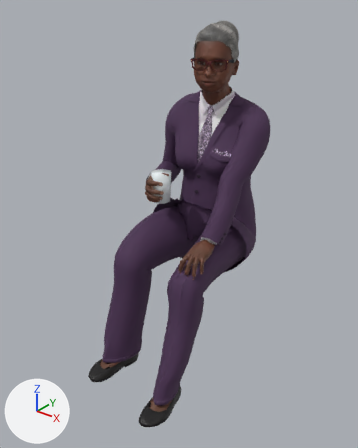
A saved change to the glTF model assets/props/people-ivy-sit-chat.glb.
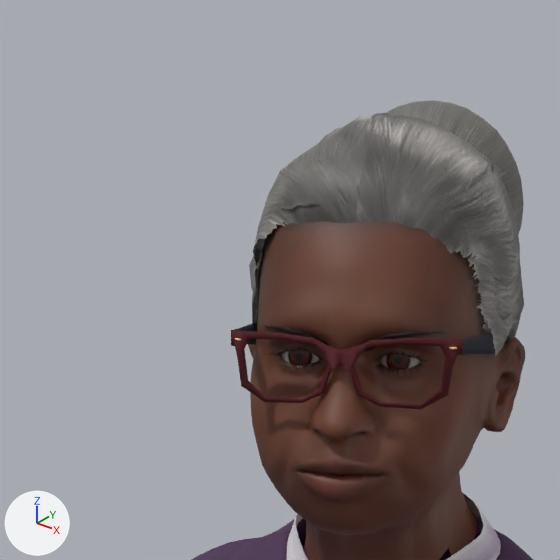
The first picture shows the older version from a 50 mm camera at (1.063, -1.187, 0.438) aimed at (0.018, 0.118, -0.372). The close-ups show the older and then the newer version on the part from 43% to 68% of the width and 1% to 22% of the height of that picture. Only the edits that show in the close-ups are written down. Every picture has the same lights, and +X, +Y and +Z are marked at lower left. Vertices at exactly the same position are counted once.

Objects in the first close-up: 'people-ivy-sit-chat'.
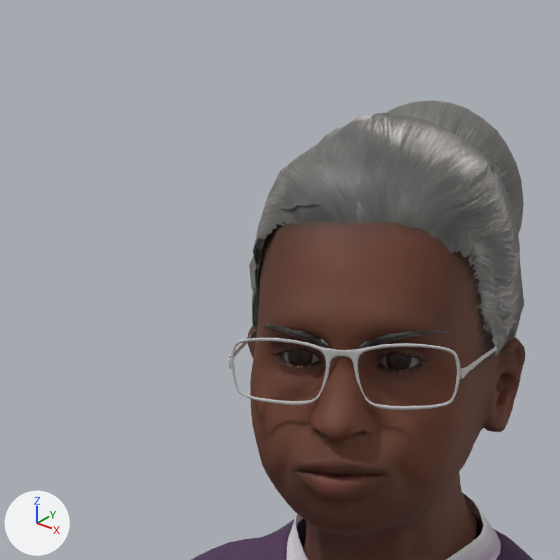
The change, as a list of edits to the scene's bpy script:
```text
Add img_m_opticals01:
    img_m_opticals01 = load_image('m_opticals01', '_unpacked/m_opticals01', 1024, 1024, 'sRGB')
Add mat_human_kwnet_at_optical_glasses:
    mat_human_kwnet_at_optical_glasses = principled_material('Human.kwnet_at_optical_glasses')
    mat_human_kwnet_at_optical_glasses.texture = img_m_opticals01
    mat_human_kwnet_at_optical_glasses.roughness = 0.82
Change me_base_001:
    used by ob_people_ivy_sit_chat; location = (0.0, 0.0, 0.0)
    remove me_base_001.from_pydata(...)  # 29338 vertices, 55342 faces; spans x -0.238..0.237, y -0.277..0.522, z -0.995..0.315
    add me_base_001.from_pydata(...)  # 32135 vertices, 61354 faces; spans x -0.238..0.237, y -0.277..0.522, z -0.995..0.315
    me_base_001 part 1: 13 vertices moved within x -0.066..0.101, y 0.225..0.374, z 0.168..0.201; 496 vertices removed from x -0.068..0.107, y 0.225..0.395, z 0.168..0.206; 3042 vertices added at x -0.07..0.107, y 0.225..0.402, z 0.054..0.203
    other edits to the shape of me_base_001 do not show in these pictures
    remove me_base_001.materials.append(mat_human_spamrakuen_sagerfrogs_glasses_01)  # picture img_sagerfrog_s_glasses_01
    add me_base_001.materials.append(mat_human_kwnet_at_optical_glasses)  # picture img_m_opticals01
```

Where the change shows, as pixel boxes [x1, y1, x2, y2] in the close-ups (560 x 560 px):
part 1 of me_base_001, cut back: before [231, 323, 512, 409]; after [228, 331, 511, 560]
